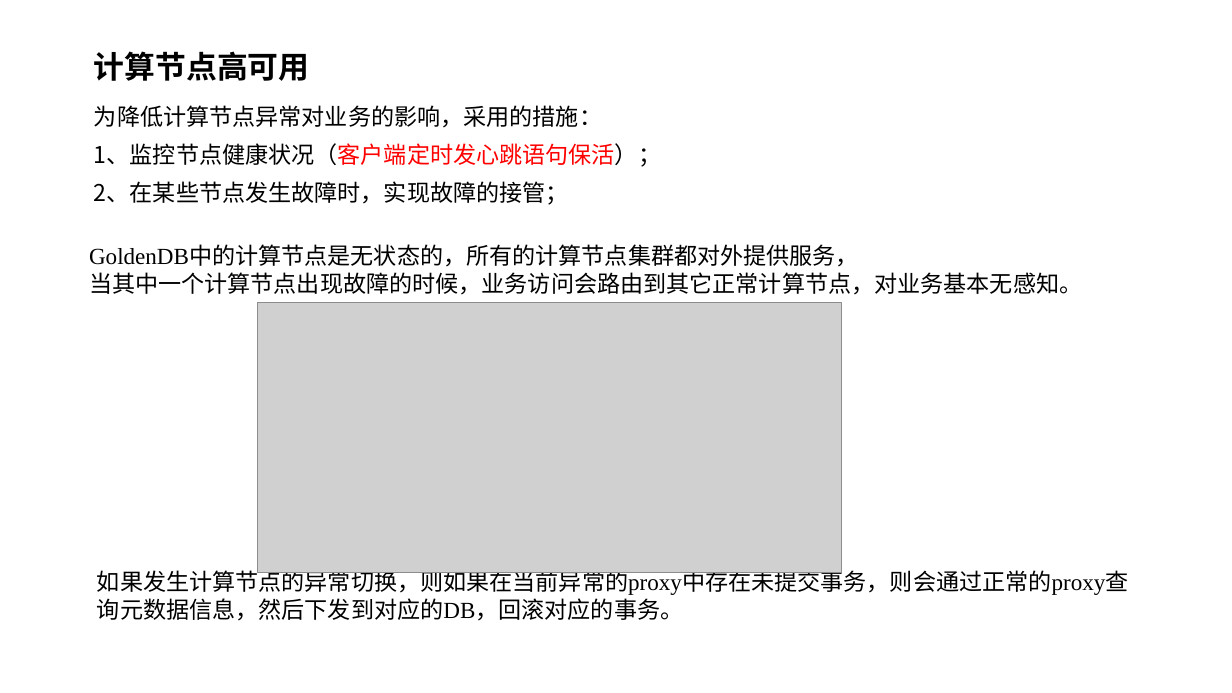
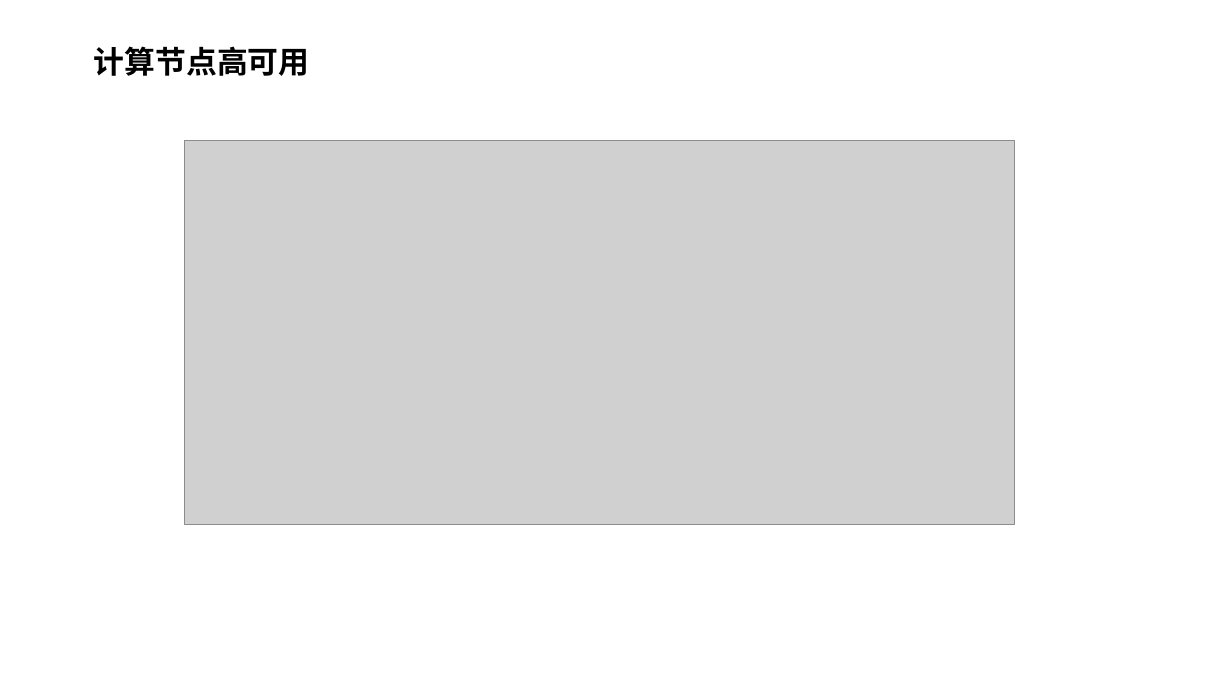
Before and after one commit to yedushusheng/mysql-learning, a slide deck: slide 22 of 28. OLTP/GoldenDB分布式数据库.pptx. Drawn at 1232x693 pixels with LibreOffice and Linux fonts; fonts in the diff are those of the drawing; grey boxes stand for pictures. Boxes give left, top, right and bottom in pixels: in the first picture for what was removed or moved away, otherwise in the second. Text is boxed around its words. In the diff, an @@ line names an element or a change of style, - is before the commit and + after.

```diff
--- a/28. OLTP/GoldenDB分布式数据库.pptx
+++ b/28. OLTP/GoldenDB分布式数据库.pptx
@@ title "计算节点高可用": place and size @@
-title "计算节点高可用" at (94,51,310,81)
+title "计算节点高可用" at (94,46,310,76)
@@ text removed at (94,105,661,205) @@
-为降低计算节点异常对业务的影响，采用的措施：
-1、监控节点健康状况（客户端定时发心跳语句保活）；
-2、在某些节点发生故障时，实现故障的接管；
@@ picture: place and size @@
-picture at (258,303,842,573)
+picture at (184,140,1014,524)
@@ text removed at (89,246,1082,295) @@
-GoldenDB中的计算节点是无状态的，所有的计算节点集群都对外提供服务，
-当其中一个计算节点出现故障的时候，业务访问会路由到其它正常计算节点，对业务基本无感知。
@@ text removed at (97,567,1129,621) @@
-如果发生计算节点的异常切换，则如果在当前异常的proxy中存在未提交事务，则会通过正常的proxy查询元数据信息，然后下发到对应的DB，回滚对应的事务。
```
Also in this commit, not shown: 23 other slides changed, 4 slides added, 6 slides removed.
